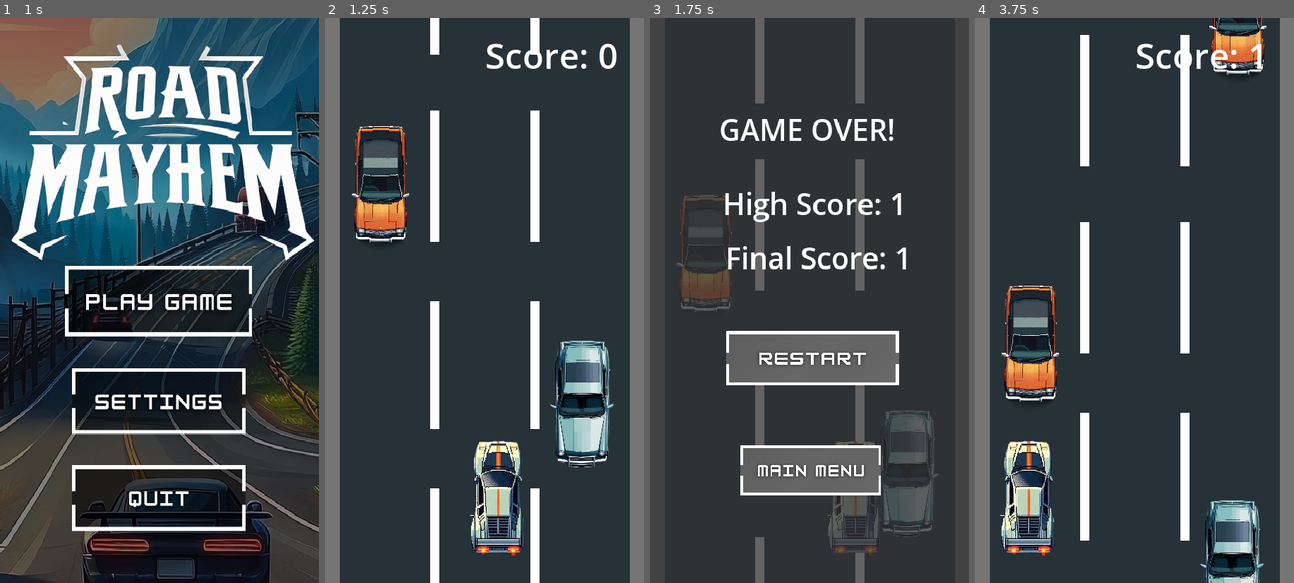
Above: before the commit, frames 1-4 (left to right).
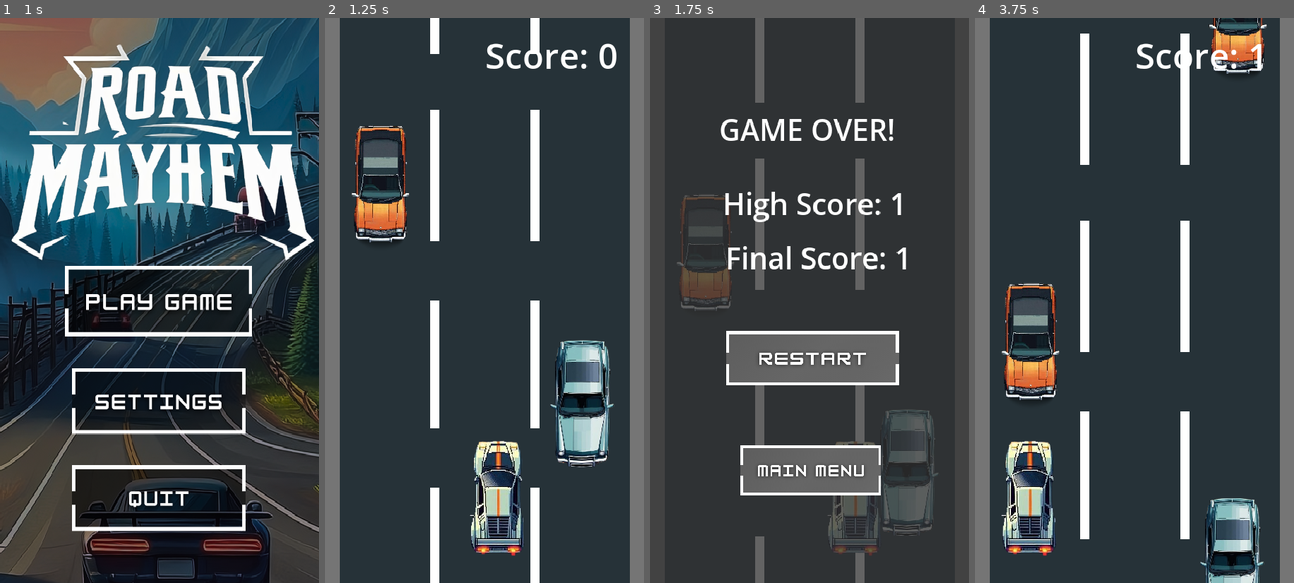
Above: after the commit, the same moments.

Repository: schadha2w/RoadMayhem
Game: Godot game, scene res://Scene/menu.tscn
Same seed, same stepped clock (60 frames per second), same inputs: the game is played once before the commit and once after it. Sound files missing from this copy of the repository are replaced by a short silence.
Inputs (mouse positions are in pixels of both pictures, inside the frame that each line leads up to):
- Up to frame 1 (1 s): click (159, 300) at 0.5 s
- Up to frame 2 (1.25 s): no input
- Up to frame 3 (1.75 s): hold Right (ui_right) from 1.28 s (still down); hold P (play) from 1.28 s (still down)
- Up to frame 4 (3.75 s): release Right (ui_right) at 2 s; release P (play) at 2 s; click (1134, 470) at 2 s; click (1134, 300) at 2.75 s; hold Left (ui_left) from 3.53 s (still down); tap C (close) at 3.6 s

Frame 1 is identical in both runs. In frame 2, 0.9% of the frame differs, in the area x 8-91%, y 6-84%; in frame 3, 0.5%; in frame 4, 3.9%, in the area x 7-92%, y 0-100%.

Commit message:
final adjustments

Diff:
--- a/Scene/main.tscn
+++ b/Scene/main.tscn
@@ -13,7 +13,7 @@
 [ext_resource type="Script" path="res://Scripts/canvas_layer_inputs.gd" id="9_rjiav"]
 [ext_resource type="Texture2D" uid="uid://cr8jm68od4mge" path="res://Assets/mainmenubutton.png" id="10_ev6m6"]
 [ext_resource type="AudioStream" uid="uid://be7r4sk0hewtg" path="res://Scene/click-button-140881.mp3" id="11_x5wri"]
-[ext_resource type="AudioStream" uid="uid://58t2g225xd0n" path="res://Assets/car-interior-sound-246025.mp3" id="14_copb7"]
+[ext_resource type="AudioStream" uid="uid://cysjr776a8gmw" path="res://Assets/GMC Savana Slow Drive 1.wav" id="14_rjod1"]
 
 [sub_resource type="RectangleShape2D" id="RectangleShape2D_ew082"]
 size = Vector2(1238, 20)
@@ -44,7 +44,13 @@
 
 [node name="AudioStreamPlayer2D" type="AudioStreamPlayer2D" parent="Player"]
 stream = ExtResource("4_et5h0")
-volume_db = -10.667
+volume_db = -9.244
+
+[node name="AudioStreamPlayer2D2" type="AudioStreamPlayer2D" parent="Player"]
+position = Vector2(104, -845)
+stream = ExtResource("14_rjod1")
+volume_db = 22.8
+autoplay = true
 
 [node name="Camera2D" type="Camera2D" parent="."]
 position = Vector2(-100, 533)
@@ -176,11 +182,6 @@
 horizontal_alignment = 1
 vertical_alignment = 1
 
-[node name="AudioStreamPlayer2D" type="AudioStreamPlayer2D" parent="."]
-stream = ExtResource("14_copb7")
-volume_db = 24.0
-autoplay = true
-
 [connection signal="area_entered" from="Player/Area2D3" to="." method="_on_area_entered"]
 [connection signal="pressed" from="CanvasLayer2/RestartButton" to="." method="_on_restart_button_pressed"]
 [connection signal="pressed" from="CanvasLayer2/MainMenuButton" to="." method="_on_main_menu_button_pressed"]
--- a/Scene/menu.tscn
+++ b/Scene/menu.tscn
@@ -53,7 +53,7 @@
 
 [node name="Bgmusic" type="AudioStreamPlayer2D" parent="."]
 stream = ExtResource("3_a402u")
-volume_db = 6.667
+volume_db = 24.0
 autoplay = true
 
 [node name="CanvasLayer" type="CanvasLayer" parent="."]
--- a/Scripts/main.gd
+++ b/Scripts/main.gd
@@ -90,3 +90,13 @@
 
 		global.volume_setting = volume
 		print("var " + str(global.volume_setting))
+
+func _input(event: InputEvent) -> void:
+	if event.is_action_pressed("fullscreen"):
+		toggle_fullscreen()
+
+func toggle_fullscreen() -> void:
+	if DisplayServer.window_get_mode() == DisplayServer.WINDOW_MODE_FULLSCREEN:
+		DisplayServer.window_set_mode(DisplayServer.WINDOW_MODE_WINDOWED)
+	else:
+		DisplayServer.window_set_mode(DisplayServer.WINDOW_MODE_FULLSCREEN)
--- a/Scripts/player.gd
+++ b/Scripts/player.gd
@@ -4,7 +4,7 @@
 @onready var crash_sound : AudioStreamPlayer2D = $AudioStreamPlayer2D
 
 var current_speed = 0.0
-var acceleration = 50.0
+var acceleration = 20.0
 #var deceleration = 150.0
 var max_speed = 10000.0
 var min_speed = 1000.0
Not shown, added: Assets/GMC Savana Slow Drive 1.wav.import
Not shown, changed: Assets/car-interior-sound-246025.mp3.import
Not shown, added: Assets/GMC Savana Slow Drive 1.wav
